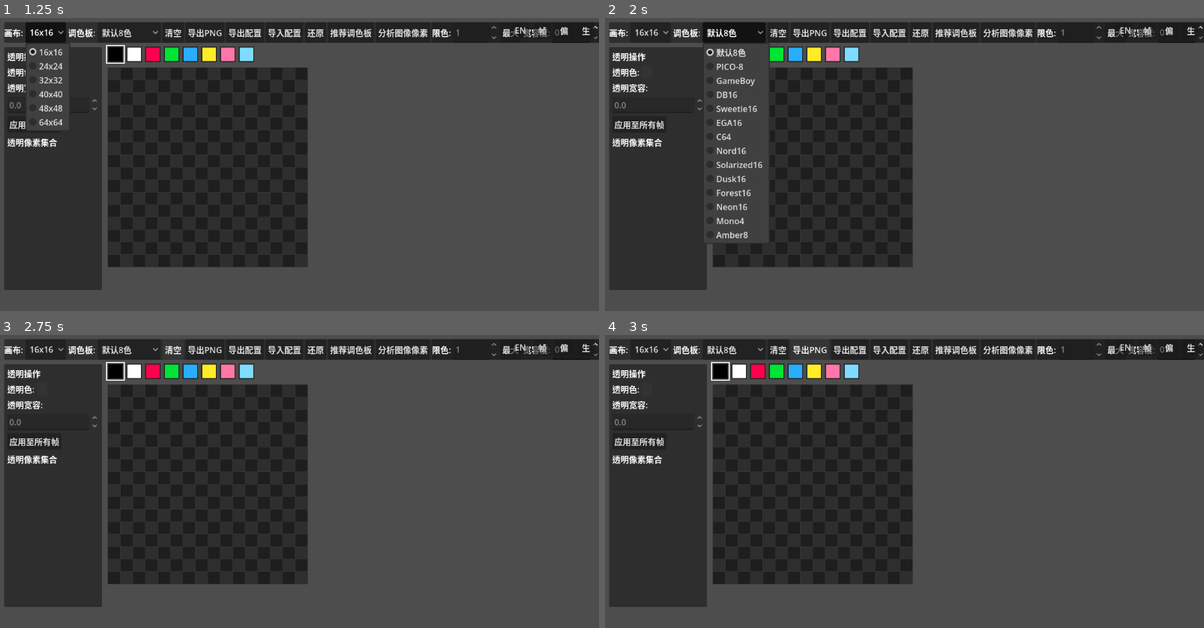
Above: before the commit, frames 1-4 (two rows, left to right).
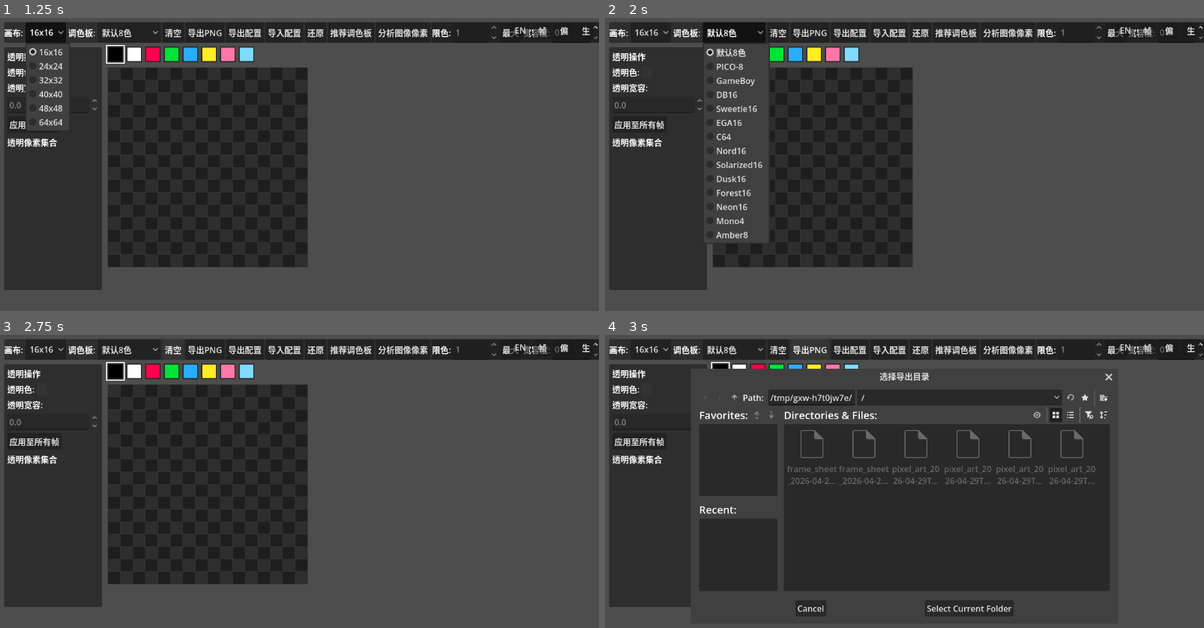
Above: after the commit, the same moments.

Repository: JustWQ/godotPixel
Game: Godot game, scene res://scenes/pixel_painter.tscn
Same seed, same stepped clock (60 frames per second), same inputs: the game is played once before the commit and once after it.
Inputs:
- Up to frame 1 (1.25 s): click "16x16" at 0.5 s
- Up to frame 2 (2 s): click "默认8色" at 1.25 s
- Up to frame 3 (2.75 s): click "清空" at 2 s
- Up to frame 4 (3 s): click "导出PNG" at 2.75 s

Frames 1-3 are identical in both runs. In frame 4, 26% of the frame differs, in the area x 14-85%, y 11-97%.

Commit message:
bug修复

Diff:
--- a/scripts/pixel_painter.gd
+++ b/scripts/pixel_painter.gd
@@ -2,7 +2,10 @@
 
 const CONFIG_PATH := "res://configs/pixel_canvas_config.json"
 const REFERENCE_IMAGE_PATH := "res://configs/reference.png"
-const OUTPUT_DIR := "res://output"
+const DEFAULT_OUTPUT_DIR := "res://output"
+const EXPORT_KIND_NONE := 0
+const EXPORT_KIND_CANVAS := 1
+const EXPORT_KIND_SHEET := 2
 const IMAGE_PIXEL_PRESET_NAME := "此图像素"
 const LANG_ZH := "zh"
 const LANG_EN := "en"
@@ -85,6 +88,8 @@
 var original_reference_source_image: Image
 var original_sprite_sheet_image: Image
 var sprite_sheet_file_dialog: FileDialog
+var output_dir_file_dialog: FileDialog
+var pending_export_kind: int = EXPORT_KIND_NONE
 var frame_split_window: Window
 var frame_rows_label: Label
 var frame_rows_spinbox: SpinBox
@@ -140,6 +145,7 @@
 		"offset_toggle": "偏",
 		"offset_apply_toggle": "应用偏移",
 		"dialog_title": "选择参考图片",
+		"export_dir_title": "选择导出目录",
 		"sheet_dialog_title": "选择序列帧图片",
 		"frame_window_title": "帧分割窗口",
 		"rows": "行:",
@@ -173,6 +179,7 @@
 		"offset_toggle": "OF",
 		"offset_apply_toggle": "ApplyOfs",
 		"dialog_title": "Select Reference Image",
+		"export_dir_title": "Select Export Directory",
 		"sheet_dialog_title": "Select Sprite Sheet",
 		"frame_window_title": "Frame Split",
 		"rows": "Rows:",
@@ -427,6 +434,7 @@
 	limit_group_box.add_child(image_merge_tolerance_spinbox)
 
 	_setup_reference_file_dialog(toolbar_layer)
+	_setup_output_dir_file_dialog(toolbar_layer)
 	_setup_sprite_sheet_file_dialog(toolbar_layer)
 	_setup_frame_split_window(toolbar_layer)
 	_setup_frame_preview_bar(toolbar_layer)
@@ -1099,6 +1107,9 @@
 		return
 
 	sprite_sheet_image = sprite_sheet_image.get_region(crop_rect)
+	# Keep "original" source in sync with the cropped sheet, so subsequent
+	# transparency/limit analysis is based on the cropped content.
+	original_sprite_sheet_image = sprite_sheet_image.duplicate()
 	sprite_sheet_texture = ImageTexture.create_from_image(sprite_sheet_image)
 	if frame_preview_texture_rect != null:
 		frame_preview_texture_rect.texture = sprite_sheet_texture
@@ -1257,17 +1268,7 @@
 
 
 func _export_png() -> void:
-	_ensure_output_dir()
-	# Export strictly from the current canvas pixel grid, one source pixel to one output pixel.
-	var img: Image = _build_canvas_image()
-
-	var stamp := Time.get_datetime_string_from_system().replace(":", "-").replace(" ", "_")
-	var save_path := "%s/pixel_art_%s.png" % [OUTPUT_DIR, stamp]
-	var result := img.save_png(save_path)
-	if result == OK:
-		print("导出成功: ", save_path)
-	else:
-		push_error("导出失败，错误码: %s" % str(result))
+	_request_export_directory(EXPORT_KIND_CANVAS)
 
 
 func _apply_transparent_rule_to_image(source: Image) -> Image:
@@ -1288,6 +1289,34 @@
 	if sprite_sheet_image == null or frame_rects.is_empty():
 		push_error("生成整图失败，请先导入并切出预览帧。")
 		return
+	_request_export_directory(EXPORT_KIND_SHEET)
+
+
+func _save_canvas_png_to_directory(selected_dir: String) -> void:
+	if selected_dir == "":
+		push_error("导出失败，未选择导出目录。")
+		return
+	var img: Image = _build_canvas_image()
+	var stamp := Time.get_datetime_string_from_system().replace(":", "-").replace(" ", "_")
+	var save_path := "%s/pixel_art_%s.png" % [selected_dir.trim_suffix("/").trim_suffix("\\"), stamp]
+	var result := img.save_png(save_path)
+	if result == OK:
+		print("导出成功: %s" % save_path)
+	else:
+		push_error("导出失败，错误码: %s" % str(result))
+
+
+func _save_composed_sheet_png_to_directory(selected_dir: String) -> void:
+	if selected_dir == "":
+		push_error("生成整图失败，未选择导出目录。")
+		return
+	if sprite_sheet_image == null or frame_rects.is_empty():
+		push_error("生成整图失败，请先导入并切出预览帧。")
+		return
+	# Ensure the current editable canvas changes are flushed into sprite_sheet_image
+	# before composing the final sheet, otherwise unswitched edits are missed.
+	if _has_selected_frame_source():
+		_commit_current_canvas_to_active_source()
 
 	var frame_count: int = frame_rects.size()
 	var cell_w: int = 1
@@ -1315,9 +1344,8 @@
 			for x in range(src_img.get_width()):
 				out_img.set_pixel(dst_x0 + x, dst_y0 + y, src_img.get_pixel(x, y))
 
-	_ensure_output_dir()
 	var stamp := Time.get_datetime_string_from_system().replace(":", "-").replace(" ", "_")
-	var save_path := "%s/frame_sheet_%s.png" % [OUTPUT_DIR, stamp]
+	var save_path := "%s/frame_sheet_%s.png" % [selected_dir.trim_suffix("/").trim_suffix("\\"), stamp]
 	var result: int = out_img.save_png(save_path)
 	if result == OK:
 		print("整图生成成功: %s (frames=%d, grid=%dx%d, cell=%dx%d)" % [save_path, frame_count, cols, rows, cell_w, cell_h])
@@ -1440,12 +1468,12 @@
 		push_error("创建配置目录失败，错误码: %s" % str(error_code))
 
 
-func _ensure_output_dir() -> void:
-	if DirAccess.dir_exists_absolute(ProjectSettings.globalize_path(OUTPUT_DIR)):
-		return
-	var error_code := DirAccess.make_dir_recursive_absolute(ProjectSettings.globalize_path(OUTPUT_DIR))
-	if error_code != OK:
-		push_error("创建输出目录失败，错误码: %s" % str(error_code))
+func _request_export_directory(export_kind: int) -> void:
+	if output_dir_file_dialog == null:
+		push_error("导出目录选择框未初始化。")
+		return
+	pending_export_kind = export_kind
+	output_dir_file_dialog.popup_centered_ratio(0.7)
 
 
 func _setup_reference_file_dialog(parent_node: Node) -> void:
@@ -1456,6 +1484,32 @@
 	reference_file_dialog.file_selected.connect(_on_reference_file_selected)
 	parent_node.add_child(reference_file_dialog)
 	_update_reference_dialog_text()
+
+
+func _setup_output_dir_file_dialog(parent_node: Node) -> void:
+	output_dir_file_dialog = FileDialog.new()
+	output_dir_file_dialog.file_mode = FileDialog.FILE_MODE_OPEN_DIR
+	output_dir_file_dialog.access = FileDialog.ACCESS_FILESYSTEM
+	output_dir_file_dialog.use_native_dialog = true
+	output_dir_file_dialog.dir_selected.connect(_on_output_dir_selected)
+	parent_node.add_child(output_dir_file_dialog)
+	_update_output_dir_dialog_text()
+
+
+func _on_output_dir_selected(path: String) -> void:
+	var selected_path: String = path
+	if selected_path == "":
+		push_error("导出失败，未选择有效目录。")
+		pending_export_kind = EXPORT_KIND_NONE
+		return
+	match pending_export_kind:
+		EXPORT_KIND_CANVAS:
+			_save_canvas_png_to_directory(selected_path)
+		EXPORT_KIND_SHEET:
+			_save_composed_sheet_png_to_directory(selected_path)
+		_:
+			push_error("导出失败，未知导出类型。")
+	pending_export_kind = EXPORT_KIND_NONE
 
 
 func _setup_sprite_sheet_file_dialog(parent_node: Node) -> void:
@@ -1711,6 +1765,7 @@
 		frames_toggle_button.text = _ui_text("frames_toggle")
 	_update_offset_toggle_button_text()
 	_update_reference_dialog_text()
+	_update_output_dir_dialog_text()
 	_update_sprite_sheet_dialog_text()
 	_update_frame_window_text()
 	_refresh_transparent_panel_ui()
@@ -1741,6 +1796,13 @@
 			"*.jpg,*.jpeg ; JPEG 图片",
 			"*.webp ; WEBP 图片"
 		])
+
+
+func _update_output_dir_dialog_text() -> void:
+	if output_dir_file_dialog == null:
+		return
+	output_dir_file_dialog.title = _ui_text("export_dir_title")
+	output_dir_file_dialog.current_dir = ProjectSettings.globalize_path(DEFAULT_OUTPUT_DIR)
 
 
 func _update_sprite_sheet_dialog_text() -> void:
@@ -2256,8 +2318,45 @@
 
 func _get_transparent_key_threshold(tolerance_percent: float) -> float:
 	var t: float = clampf(float(tolerance_percent) / 100.0, 0.0, 1.0)
-	# Use a steeper curve so low-range adjustments are more delicate.
-	return 3.0 * pow(t, 2.6)
+	# Keep low-range responsive enough for non-black hues while preserving headroom.
+	return 3.0 * t * t
+
+
+func _color_distance_transparency(a: Color, b: Color) -> float:
+	var dr: float = a.r - b.r
+	var dg: float = a.g - b.g
+	var db: float = a.b - b.b
+	# Use balanced RGB distance for transparency matching.
+	return dr * dr + dg * dg + db * db
+
+
+func _collect_unique_opaque_colors(source: Image) -> Array[Color]:
+	var unique_colors: Array[Color] = []
+	if source == null:
+		return unique_colors
+	for y in range(source.get_height()):
+		for x in range(source.get_width()):
+			var c: Color = source.get_pixel(x, y)
+			if c.a < 0.1:
+				continue
+			if not _is_color_in_array(c, unique_colors):
+				unique_colors.append(c)
+	return unique_colors
+
+
+func _find_nearest_color_in_list(target: Color, color_list: Array[Color]) -> Dictionary:
+	if color_list.is_empty():
+		return {"found": false, "color": Color(0, 0, 0, 1), "distance": INF}
+	var best_idx: int = -1
+	var best_dist: float = INF
+	for i in range(color_list.size()):
+		var dist: float = _color_distance_transparency(target, color_list[i])
+		if dist < best_dist:
+			best_dist = dist
+			best_idx = i
+	if best_idx < 0:
+		return {"found": false, "color": Color(0, 0, 0, 1), "distance": INF}
+	return {"found": true, "color": color_list[best_idx], "distance": best_dist}
 
 
 func _should_treat_as_transparent_by_key(c: Color) -> bool:
@@ -2280,7 +2379,7 @@
 				var c: Color = source.get_pixel(x, y)
 				if c.a < 0.1:
 					continue
-				if _color_distance_weighted(c, base_color) <= threshold and not _is_color_in_array(c, result):
+				if _color_distance_transparency(c, base_color) <= threshold and not _is_color_in_array(c, result):
 					result.append(c)
 	return result
 
@@ -2346,9 +2445,18 @@
 	transparent_collected_colors.clear()
 	if not transparent_key_enabled or transparent_manual_colors.is_empty():
 		return
+	var source: Image = _load_active_limited_base_resized_image()
+	var source_unique_colors: Array[Color] = _collect_unique_opaque_colors(source)
 	for base_color in transparent_manual_colors:
 		if not _is_color_in_array(base_color, transparent_collected_colors):
 			transparent_collected_colors.append(base_color)
+		# Snap to nearest present source color so selecting a palette chip still works
+		# when the exact chip color is not currently present in the image.
+		var nearest_info: Dictionary = _find_nearest_color_in_list(base_color, source_unique_colors)
+		if bool(nearest_info.get("found", false)):
+			var nearest_color: Color = nearest_info.get("color", Color(0, 0, 0, 1)) as Color
+			if not _is_color_in_array(nearest_color, transparent_collected_colors):
+				transparent_collected_colors.append(nearest_color)
 	if transparent_tolerance_percent <= 0.0:
 		return
 	for base_color in transparent_manual_colors:
Not shown, changed: README.en.md
Not shown, changed: README.md
